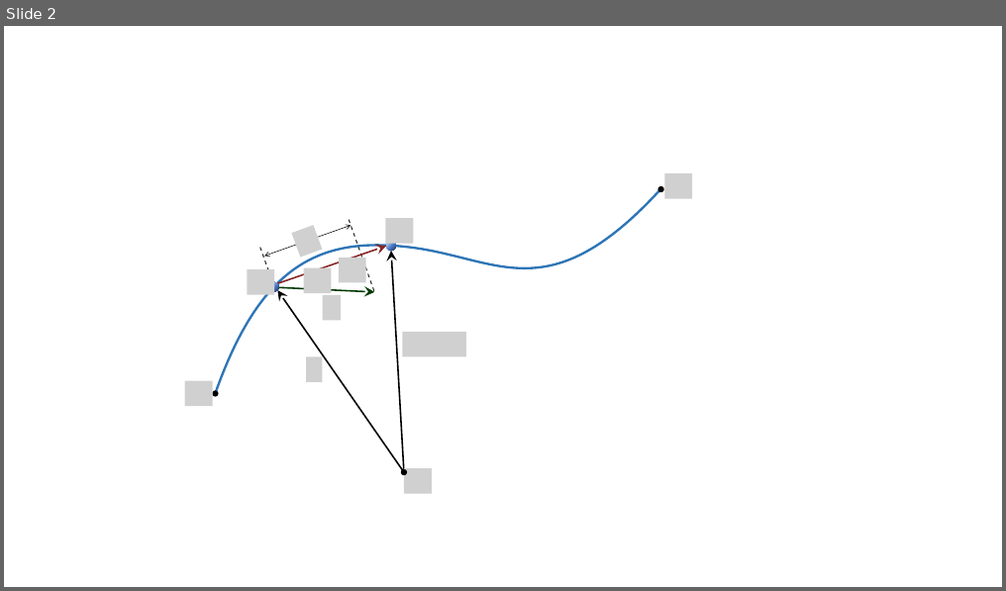
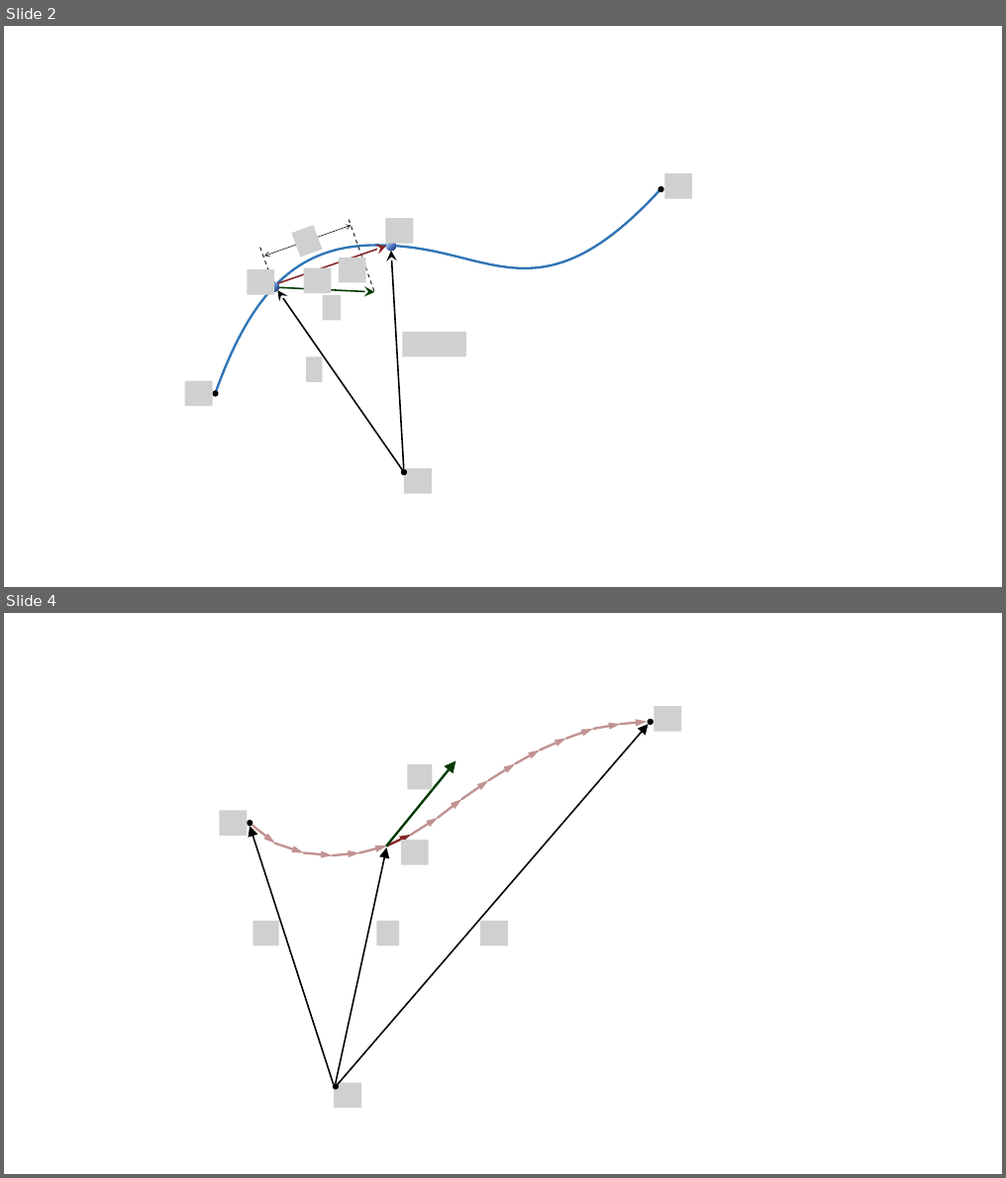
Before and after one commit to pararover/PHY01MJMN01R04_Mechanics, a slide deck: U2-Work-and-Energy/figures/all-figs.pptx. Shown one above the other, each under a label of ours: slide 2 before the commit, slides 2 and 4 after it; the slides between them are not shown. The pictures are 1006x591 and 1006x1178 pixels, drawn with LibreOffice and Linux fonts; fonts in the diff are those of the drawing; grey boxes stand for pictures. Boxes give left, top, right and bottom in pixels: in the first picture for what was removed or moved away, otherwise in the second. Text is boxed around its words. In the diff, an @@ line names an element or a change of style, - is before the commit and + after.

```diff
--- a/U2-Work-and-Energy/figures/all-figs.pptx
+++ b/U2-Work-and-Energy/figures/all-figs.pptx
@@ slide 4 added at <box>4,613,1002,1174</box>, background #FFFFFF @@
@@ arrow added from (338, 1084) to (648, 724), #000000 1.5 pt @@
@@ arrow added from (566, 738) to (593, 729), #862626 2.25 pt @@
@@ arrow added from (594, 729) to (621, 724), #862626 2.25 pt @@
@@ arrow added from (621, 724) to (648, 722), #862626 2.25 pt @@
@@ ellipse added at <box>648,719,653,725</box>, fill #000000 @@
@@ picture added at <box>653,706,681,731</box> @@
@@ arrow added from (515, 764) to (540, 750), #862626 2.25 pt @@
@@ arrow added from (540, 750) to (566, 738), #862626 2.25 pt @@
@@ arrow added from (386, 846) to (456, 761), #003A00 2.25 pt @@
@@ picture added at <box>408,764,433,789</box> @@
@@ arrow added from (462, 799) to (488, 780), #862626 2.25 pt @@
@@ arrow added from (488, 780) to (515, 764), #862626 2.25 pt @@
@@ picture added at <box>220,811,248,836</box> @@
@@ ellipse added at <box>247,820,252,826</box>, fill #000000 @@
@@ arrow added from (411, 835) to (439, 818), #862626 2.25 pt @@
@@ arrow added from (439, 818) to (462, 799), #862626 2.25 pt @@
@@ arrow added from (334, 1084) to (250, 827), #000000 1.5 pt @@
@@ arrow added from (252, 826) to (275, 844), #862626 2.25 pt @@
@@ arrow added from (275, 844) to (304, 854), #862626 2.25 pt @@
@@ arrow added from (336, 1084) to (386, 848), #000000 1.5 pt @@
@@ arrow added from (359, 854) to (387, 846), #862626 2.25 pt @@
@@ arrow added from (387, 846) to (411, 835), #862626 2.25 pt @@
@@ picture added at <box>401,840,429,865</box> @@
@@ arrow added from (304, 854) to (333, 856), #862626 2.25 pt @@
@@ arrow added from (333, 856) to (359, 854), #862626 2.25 pt @@
@@ picture added at <box>252,921,279,947</box> @@
@@ picture added at <box>377,921,399,947</box> @@
@@ picture added at <box>480,921,508,947</box> @@
@@ ellipse added at <box>333,1084,339,1090</box>, fill #000000 @@
@@ picture added at <box>334,1083,361,1109</box> @@
```
Also in this commit, not shown: 1 other slide added, 6 other files.
